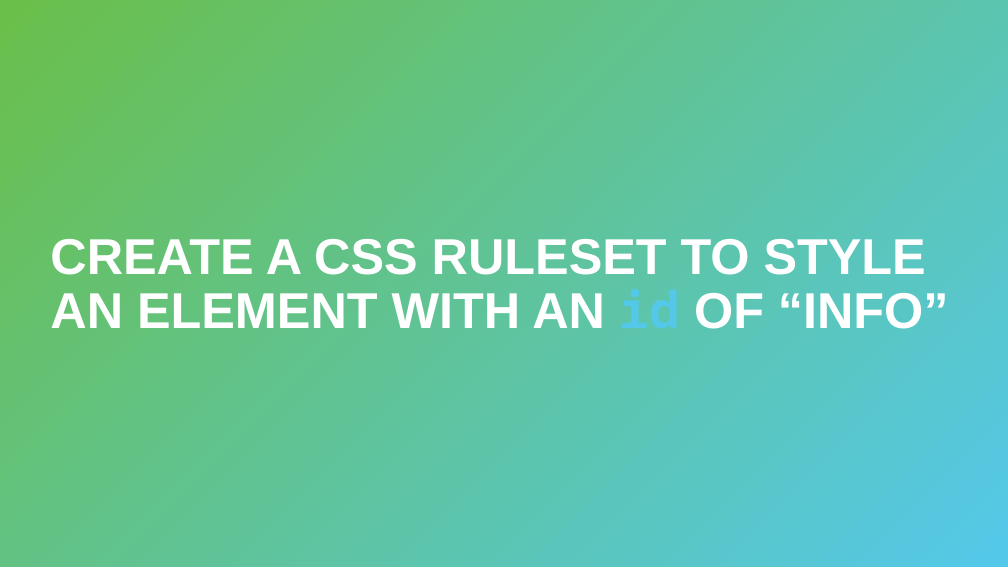
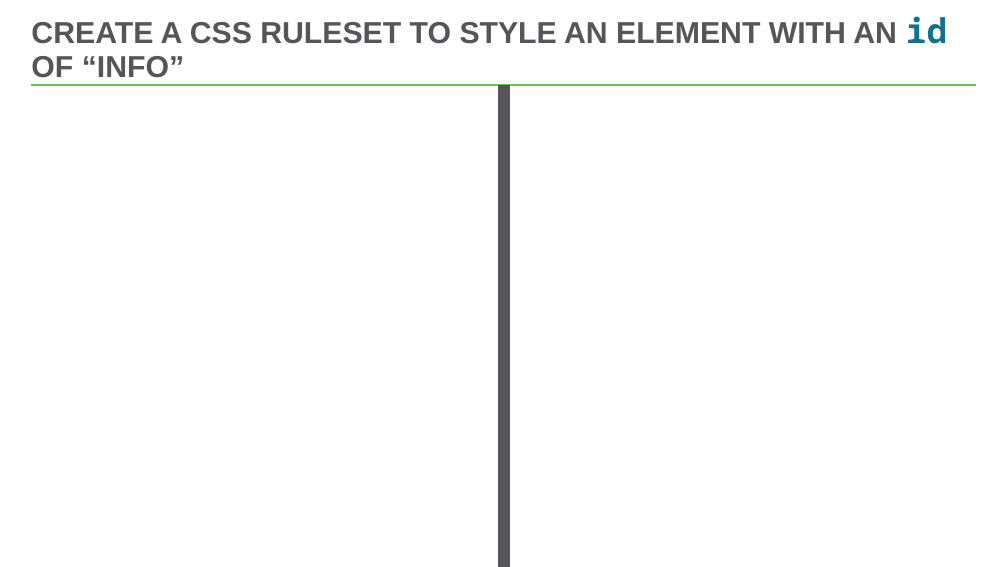
Before and after one commit to hytechclub/web-101, a slide deck: slide 15 of Week10/ReviewGame.pptx. Drawn at 1008x567 pixels with LibreOffice and Linux fonts; fonts in the diff are those of the drawing. Boxes give left, top, right and bottom in pixels: in the first picture for what was removed or moved away, otherwise in the second. Text is boxed around its words. In the diff, an @@ line names an element or a change of style, - is before the commit and + after.

```diff
--- a/Week10/ReviewGame.pptx
+++ b/Week10/ReviewGame.pptx
@@ rectangle removed at (0, 0, 1008, 567) @@
@@ title "CREATE A CSS RULESET TO ...": place and size @@
-title "CREATE A CSS RULESET TO ..." at (50, 239, 949, 329)
+title "CREATE A CSS RULESET TO ..." at (31, 16, 947, 78)
@@ title "CREATE A CSS RULESET TO ..." at (31, 16, 947, 78): size 48 to 28.8 pt, text colour #FFFFFF to #56565A; size 48 to 32.4 pt, text colour #54C8E8 to #13718B in "id" @@
@@ line added from (32, 85) to (977, 85), #54C8E8 2.25 pt @@
@@ line added from (504, 85) to (504, 567), #56565A 11 pt @@
```
Also in this commit, not shown: 20 other slides changed.
